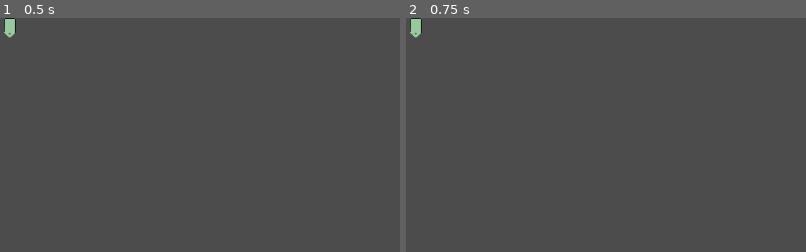
Above: before the commit, frames 1-2 (left to right).
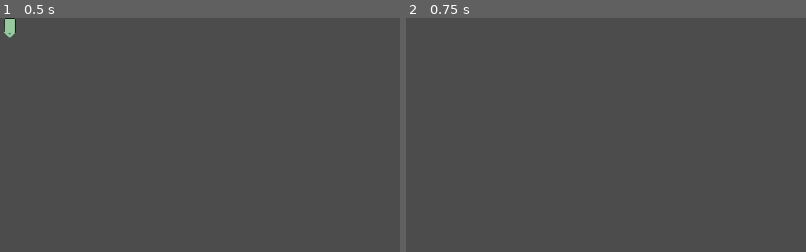
Above: after the commit, the same moments.

Repository: vel-jack/timeline
Game: Godot game, scene res://Scenes/Tag.tscn
Same seed, same stepped clock (60 frames per second), same inputs: the game is played once before the commit and once after it. The project has no main scene, so this scene is started directly.
Inputs (mouse positions are % of the whole screen's width and height, from its top left):
- Up to frame 1 (0.5 s): no input
- Up to frame 2 (0.75 s): click (1, 2) at 0.52 s
The pictures show only the part of the screen within x 0-50%, y 0-50%; the shares and areas given below are measured in that part.

Frame 1 is identical in both runs. In frame 2, 0.2% of the frame differs, in the area x 1-4%, y 0-9%.

Commit message:
eye animation

Diff:
--- a/Scenes/Editor.tscn
+++ b/Scenes/Editor.tscn
@@ -1,24 +1,9 @@
-[gd_scene load_steps=25 format=2]
+[gd_scene load_steps=9 format=2]
 
 [ext_resource path="res://Fonts/UbuntuCondensed-Regular.ttf" type="DynamicFontData" id=1]
 [ext_resource path="res://Scripts/Editor.gd" type="Script" id=2]
-[ext_resource path="res://Assets/Pose/4.png" type="Texture" id=3]
-[ext_resource path="res://Assets/Pose/7.png" type="Texture" id=4]
-[ext_resource path="res://Assets/Pose/2.png" type="Texture" id=5]
-[ext_resource path="res://Assets/Pose/6.png" type="Texture" id=6]
-[ext_resource path="res://Assets/Pose/1.png" type="Texture" id=7]
-[ext_resource path="res://Assets/Pose/8.png" type="Texture" id=8]
-[ext_resource path="res://Assets/Pose/3.png" type="Texture" id=9]
-[ext_resource path="res://Assets/Pose/5.png" type="Texture" id=10]
-[ext_resource path="res://Assets/Eyes/7.png" type="Texture" id=11]
-[ext_resource path="res://Assets/Eyes/4.png" type="Texture" id=12]
-[ext_resource path="res://Assets/Eyes/5.png" type="Texture" id=13]
-[ext_resource path="res://Assets/Eyes/1.png" type="Texture" id=14]
-[ext_resource path="res://Assets/Eyes/3.png" type="Texture" id=15]
-[ext_resource path="res://Assets/Eyes/2.png" type="Texture" id=16]
-[ext_resource path="res://Assets/Eyes/8.png" type="Texture" id=17]
-[ext_resource path="res://Assets/Eyes/6.png" type="Texture" id=18]
-[ext_resource path="res://Assets/Eyes/9.png" type="Texture" id=19]
+[ext_resource path="res://Scenes/eyes.tscn" type="PackedScene" id=3]
+[ext_resource path="res://Scenes/body.tscn" type="PackedScene" id=4]
 
 [sub_resource type="DynamicFont" id=2]
 size = 24
@@ -29,19 +14,6 @@
 
 [sub_resource type="StyleBoxFlat" id=4]
 bg_color = Color( 0.611765, 0.611765, 0.611765, 1 )
-
-[sub_resource type="SpriteFrames" id=5]
-animations = [ {
-"frames": [ ExtResource( 7 ), ExtResource( 5 ), ExtResource( 9 ), ExtResource( 3 ), ExtResource( 10 ), ExtResource( 6 ), ExtResource( 4 ), ExtResource( 8 ) ],
-"loop": true,
-"name": "default",
-"speed": 5.0
-}, {
-"frames": [ ExtResource( 14 ), ExtResource( 19 ), ExtResource( 16 ), ExtResource( 15 ), ExtResource( 12 ), ExtResource( 13 ), ExtResource( 18 ), ExtResource( 11 ), ExtResource( 17 ) ],
-"loop": true,
-"name": "eyes",
-"speed": 5.0
-} ]
 
 [sub_resource type="StyleBoxFlat" id=3]
 bg_color = Color( 1, 1, 1, 1 )
@@ -66,17 +38,9 @@
 size_flags_vertical = 3
 custom_styles/panel = SubResource( 4 )
 
-[node name="body" type="AnimatedSprite" parent="Vbox/VideoUI"]
-position = Vector2( 550, 200 )
-scale = Vector2( 0.619444, 0.619444 )
-frames = SubResource( 5 )
-
-[node name="eyes" type="AnimatedSprite" parent="Vbox/VideoUI"]
-position = Vector2( 550, 200 )
-scale = Vector2( 0.619444, 0.619444 )
-frames = SubResource( 5 )
-animation = "eyes"
-frame = 1
+[node name="body" parent="Vbox/VideoUI" instance=ExtResource( 4 )]
+
+[node name="eyes" parent="Vbox/VideoUI" instance=ExtResource( 3 )]
 
 [node name="ControllerUI" type="Panel" parent="Vbox"]
 margin_top = 400.0
--- /dev/null
+++ b/Scenes/Preview.tscn
@@ -0,0 +1,61 @@
+[gd_scene load_steps=6 format=2]
+
+[ext_resource path="res://Scenes/body.tscn" type="PackedScene" id=1]
+[ext_resource path="res://Scenes/eyes.tscn" type="PackedScene" id=2]
+[ext_resource path="res://Scripts/Preview.gd" type="Script" id=3]
+
+[sub_resource type="StyleBoxFlat" id=1]
+bg_color = Color( 0.807843, 0.807843, 0.807843, 1 )
+
+[sub_resource type="Animation" id=2]
+resource_name = "wiggle"
+length = 0.412
+tracks/0/type = "bezier"
+tracks/0/path = NodePath("Control:rect_scale:x")
+tracks/0/interp = 1
+tracks/0/loop_wrap = true
+tracks/0/imported = false
+tracks/0/enabled = true
+tracks/0/keys = {
+"points": PoolRealArray( 1, -0.25, 0, 0.25, 0, 0.737, -0.25, 0, 0.25, 0, 1, -0.25, 0, 0.25, 0 ),
+"times": PoolRealArray( 0, 0.145797, 0.41241 )
+}
+tracks/1/type = "bezier"
+tracks/1/path = NodePath("Control:rect_scale:y")
+tracks/1/interp = 1
+tracks/1/loop_wrap = true
+tracks/1/imported = false
+tracks/1/enabled = true
+tracks/1/keys = {
+"points": PoolRealArray( 1, -0.25, 0, 0.25, 0, 1.113, -0.25, 0, 0.25, 0, 1, -0.25, 0, 0.25, 0 ),
+"times": PoolRealArray( 0, 0.145797, 0.41241 )
+}
+
+[node name="Preview" type="Control"]
+anchor_right = 1.0
+anchor_bottom = 1.0
+rect_scale = Vector2( 2, 2 )
+script = ExtResource( 3 )
+
+[node name="bg" type="Panel" parent="."]
+anchor_right = 1.0
+anchor_bottom = 1.0
+custom_styles/panel = SubResource( 1 )
+
+[node name="Control" type="Control" parent="."]
+anchor_right = 1.0
+anchor_bottom = 1.0
+rect_pivot_offset = Vector2( 512, 600 )
+
+[node name="body" parent="Control" instance=ExtResource( 1 )]
+position = Vector2( 512, 316 )
+scale = Vector2( 0.8, 0.8 )
+
+[node name="eyes" parent="Control" instance=ExtResource( 2 )]
+position = Vector2( 512, 316 )
+scale = Vector2( 0.8, 0.8 )
+
+[node name="AudioStreamPlayer" type="AudioStreamPlayer" parent="."]
+
+[node name="AnimationPlayer" type="AnimationPlayer" parent="."]
+anims/wiggle = SubResource( 2 )
--- a/Scenes/Tag.tscn
+++ b/Scenes/Tag.tscn
@@ -3,16 +3,21 @@
 [ext_resource path="res://Assets/tag.png" type="Texture" id=1]
 [ext_resource path="res://Scripts/Tag.gd" type="Script" id=2]
 
-[node name="Tag" type="TextureRect"]
+[node name="Tag" type="TextureButton"]
+margin_right = 25.0
+margin_bottom = 25.0
+rect_min_size = Vector2( 25, 25 )
+script = ExtResource( 2 )
+
+[node name="Tag" type="TextureRect" parent="."]
 margin_right = 25.0
 margin_bottom = 25.0
 rect_min_size = Vector2( 25, 25 )
 texture = ExtResource( 1 )
 expand = true
 stretch_mode = 1
-script = ExtResource( 2 )
 
-[node name="Label" type="Label" parent="."]
+[node name="Label" type="Label" parent="Tag"]
 modulate = Color( 0, 0, 0, 1 )
 anchor_right = 1.0
 anchor_bottom = 1.0
@@ -20,3 +25,5 @@
 grow_vertical = 2
 align = 1
 valign = 1
+
+[connection signal="pressed" from="." to="." method="_on_Tag_pressed"]
--- /dev/null
+++ b/Scenes/body.tscn
@@ -0,0 +1,23 @@
+[gd_scene load_steps=10 format=2]
+
+[ext_resource path="res://Assets/Pose/7.png" type="Texture" id=1]
+[ext_resource path="res://Assets/Pose/2.png" type="Texture" id=2]
+[ext_resource path="res://Assets/Pose/4.png" type="Texture" id=3]
+[ext_resource path="res://Assets/Pose/6.png" type="Texture" id=4]
+[ext_resource path="res://Assets/Pose/8.png" type="Texture" id=5]
+[ext_resource path="res://Assets/Pose/3.png" type="Texture" id=6]
+[ext_resource path="res://Assets/Pose/1.png" type="Texture" id=7]
+[ext_resource path="res://Assets/Pose/5.png" type="Texture" id=8]
+
+[sub_resource type="SpriteFrames" id=5]
+animations = [ {
+"frames": [ ExtResource( 7 ), ExtResource( 2 ), ExtResource( 6 ), ExtResource( 3 ), ExtResource( 8 ), ExtResource( 4 ), ExtResource( 1 ), ExtResource( 5 ) ],
+"loop": true,
+"name": "default",
+"speed": 5.0
+} ]
+
+[node name="body" type="AnimatedSprite"]
+position = Vector2( 550, 200 )
+scale = Vector2( 0.619444, 0.619444 )
+frames = SubResource( 5 )
--- /dev/null
+++ b/Scenes/eyes.tscn
@@ -0,0 +1,41 @@
+[gd_scene load_steps=7 format=2]
+
+[ext_resource path="res://Assets/Eyes/heart.png" type="Texture" id=1]
+[ext_resource path="res://Assets/Eyes/sad.png" type="Texture" id=2]
+[ext_resource path="res://Assets/Eyes/what.png" type="Texture" id=3]
+[ext_resource path="res://Assets/Eyes/open.png" type="Texture" id=4]
+[ext_resource path="res://Assets/Eyes/hurt.png" type="Texture" id=5]
+
+[sub_resource type="SpriteFrames" id=6]
+animations = [ {
+"frames": [ ExtResource( 3 ) ],
+"loop": true,
+"name": "what",
+"speed": 5.0
+}, {
+"frames": [ ExtResource( 4 ) ],
+"loop": true,
+"name": "normal",
+"speed": 5.0
+}, {
+"frames": [ ExtResource( 2 ) ],
+"loop": true,
+"name": "sad",
+"speed": 5.0
+}, {
+"frames": [ ExtResource( 5 ) ],
+"loop": true,
+"name": "hurt",
+"speed": 5.0
+}, {
+"frames": [ ExtResource( 1 ) ],
+"loop": true,
+"name": "heart",
+"speed": 5.0
+} ]
+
+[node name="eyes" type="AnimatedSprite"]
+position = Vector2( 550, 200 )
+scale = Vector2( 0.619444, 0.619444 )
+frames = SubResource( 6 )
+animation = "normal"
--- a/Scripts/Editor.gd
+++ b/Scripts/Editor.gd
@@ -5,7 +5,7 @@
 var cur_pos = 0
 var audio_length_str = ""
 var audio_length= 0
-var tags = {}
+
 
 # onready
 onready var progress = $Vbox/ControllerUI/VBoxContainer/Editor/progress
@@ -39,8 +39,9 @@
 	timeline.rect_size = Vector2(timeline_bg.rect_size.x* (a/audio_length*100)/100 ,10)
 	progress.value = a
 	var x = int(timeline.rect_size.x)
-	if x in tags.keys():
-		body.frame = tags[x]
+	if x in Tags.tags.keys():
+		body.frame = Tags.tags[x]['body']
+		eyes.play(Tags.tags[x]['eye'])
 
 func to_time(secs):
 	return "%02d:%02d" % [(secs/60)%60,secs%60]
@@ -115,16 +116,36 @@
 					add_tag(6)
 				KEY_8:
 					add_tag(7)
+				KEY_Z:
+					add_eye('normal')
+				KEY_X:
+					add_eye('heart')
+				KEY_C:
+					add_eye('hurt')
+				KEY_V:
+					add_eye('sad')
+				KEY_B:
+					add_eye('what')
+
 	else:
 		pressed =false
 
-
 func add_tag(n):
 	body.frame = n
+	var at = timeline.rect_size.x
 	var inst = _tag_scene.instance()
 	inst.num = n
-	var at = timeline.rect_size.x
-	tags[int(at)] = n
+	inst.at = int(at)
+	Tags.tags[int(at)] = {
+		'body':n,
+		'eye':'normal'
+	}
+	eyes.play('normal')
 	inst.rect_position = Vector2(at-14,-16)
 	tags_parent.add_child(inst)
-	pass
+
+func add_eye(eye):
+	var at = int(timeline.rect_size.x)
+	if Tags.tags.has(at):
+		Tags.tags[at]['eye'] = eye
+		eyes.play(eye)
--- /dev/null
+++ b/Scripts/Preview.gd
@@ -0,0 +1,16 @@
+extends Control
+
+
+# Declare member variables here. Examples:
+# var a = 2
+# var b = "text"
+
+
+# Called when the node enters the scene tree for the first time.
+func _ready():
+	pass # Replace with function body.
+
+
+# Called every frame. 'delta' is the elapsed time since the previous frame.
+#func _process(delta):
+#	pass
--- a/Scripts/Tag.gd
+++ b/Scripts/Tag.gd
@@ -1,8 +1,14 @@
-extends TextureRect
+extends TextureButton
 
 
 var num = 0 setget set_num
+var at = 0
 
 func set_num(n):
 	num = n
-	$Label.text = str(n)
+	$Tag/Label.text =str(n)
+
+func _on_Tag_pressed():
+# warning-ignore:return_value_discarded
+	Tags.tags.erase(at)
+	queue_free()
--- /dev/null
+++ b/Scripts/Tags.gd
@@ -0,0 +1,3 @@
+extends Node
+
+var tags:Dictionary = {}
--- a/project.godot
+++ b/project.godot
@@ -13,6 +13,10 @@
 config/name="timeline"
 config/icon="res://icon.png"
 
+[autoload]
+
+Tags="*res://Scripts/Tags.gd"
+
 [physics]
 
 common/enable_pause_aware_picking=true
